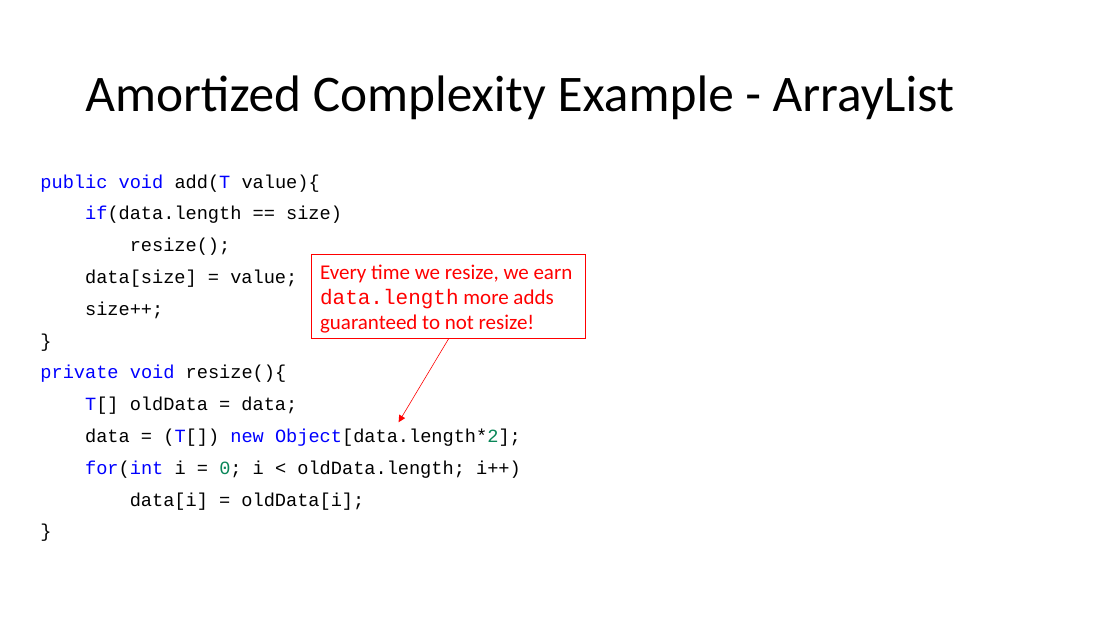
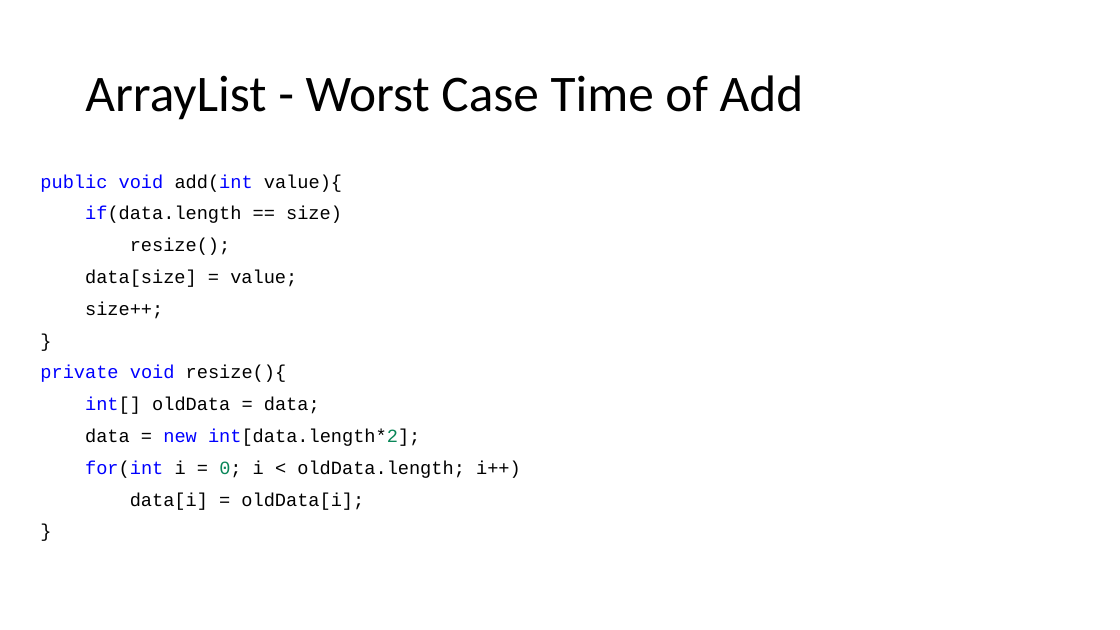
Before and after one commit to natebrunelle/cse332, a slide deck: slide 11 of demo_site/files/slides/lecture3_analysis2_inka.pptx (slide 13 before the commit). Drawn at 1120x630 pixels with LibreOffice and Linux fonts; fonts in the diff are those of the drawing; grey boxes stand for pictures. Boxes give left, top, right and bottom in pixels: in the first picture for what was removed or moved away, otherwise in the second. Text is boxed around its words. In the diff, an @@ line names an element or a change of style, - is before the commit and + after.

```diff
--- a/demo_site/files/slides/lecture3_analysis2_inka.pptx
+++ b/demo_site/files/slides/lecture3_analysis2_inka.pptx
@@ title at (85, 75, 804, 120): text changed @@
-Amortized Complexity Example - ArrayList
+ArrayList - Worst Case Time of Add
@@ text at (40, 174, 342, 192): text changed @@
-public void add(T value){
+public void add(int value){
@@ rectangle removed at (312, 255, 585, 339) @@
-Every time we resize, we earn data.length more adds guaranteed to not resize!
@@ arrow removed from (449, 339) to (399, 423) @@
@@ text at (85, 397, 420, 446): text changed @@
-T[] oldData = data;
-data = (T[]) new Object[data.length*2];
+int[] oldData = data;
+data = new int[data.length*2];
```
Also in this commit, not shown: 25 other slides changed, 3 slides added, 1 slide removed, 5 other files.
